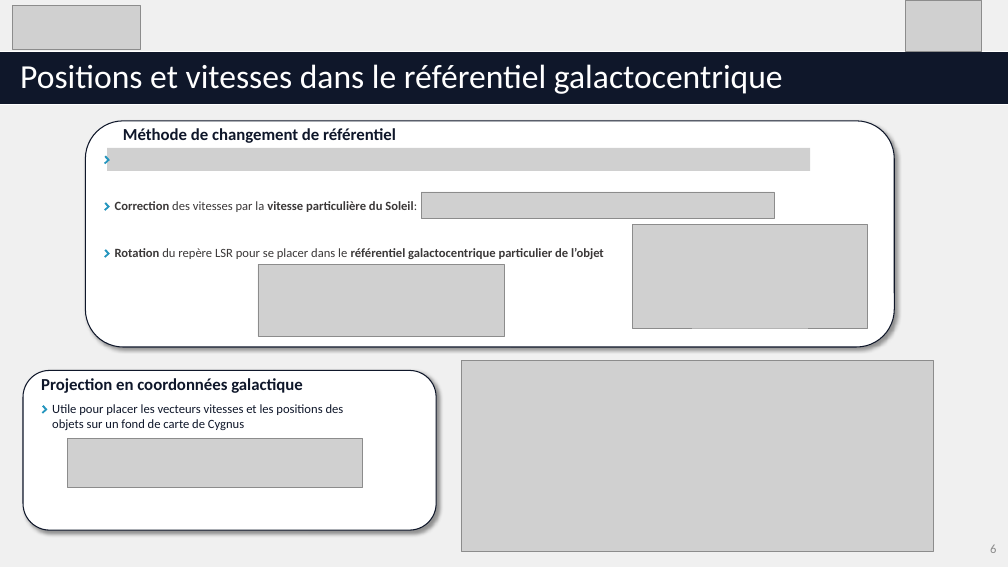
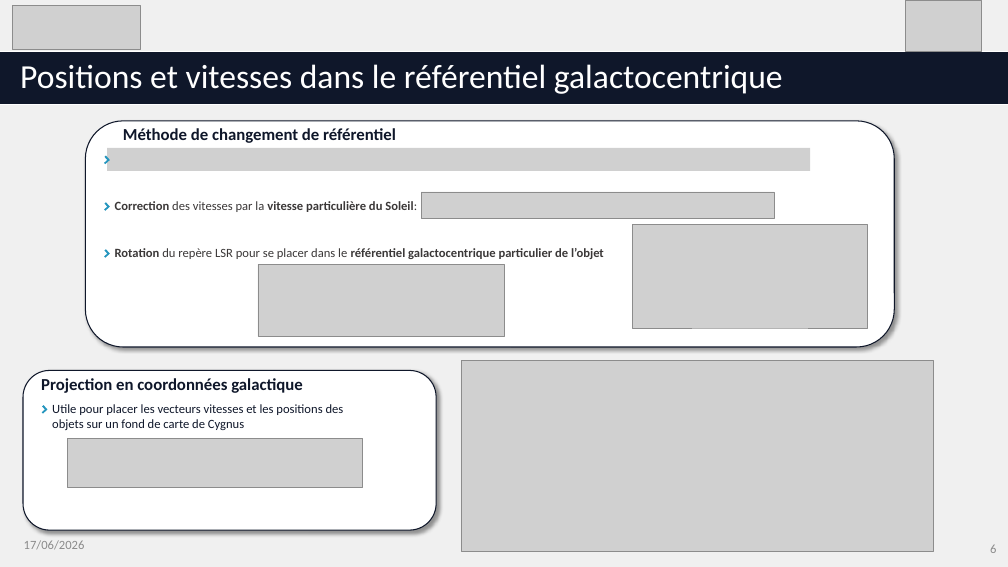
Before and after one commit to KyuriTaima/CygnusDynamics, a slide deck: slide 6 of Présentation/Point equipe FEMIS-SDLC.pptx. Drawn at 1008x567 pixels with LibreOffice and Linux fonts; fonts in the diff are those of the drawing; grey boxes stand for pictures. Boxes give left, top, right and bottom in pixels: in the first picture for what was removed or moved away, otherwise in the second. Text is boxed around its words. In the diff, an @@ line names an element or a change of style, - is before the commit and + after.

```diff
--- a/Présentation/Point equipe FEMIS-SDLC.pptx
+++ b/Présentation/Point equipe FEMIS-SDLC.pptx
@@ text added at box(24, 540, 85, 550), 12 pt, text #8C8C8C @@
+17/06/2026
```
Also in this commit, not shown: 1 other slide changed, 7 slides added, 2 slides removed, 5 other files.
